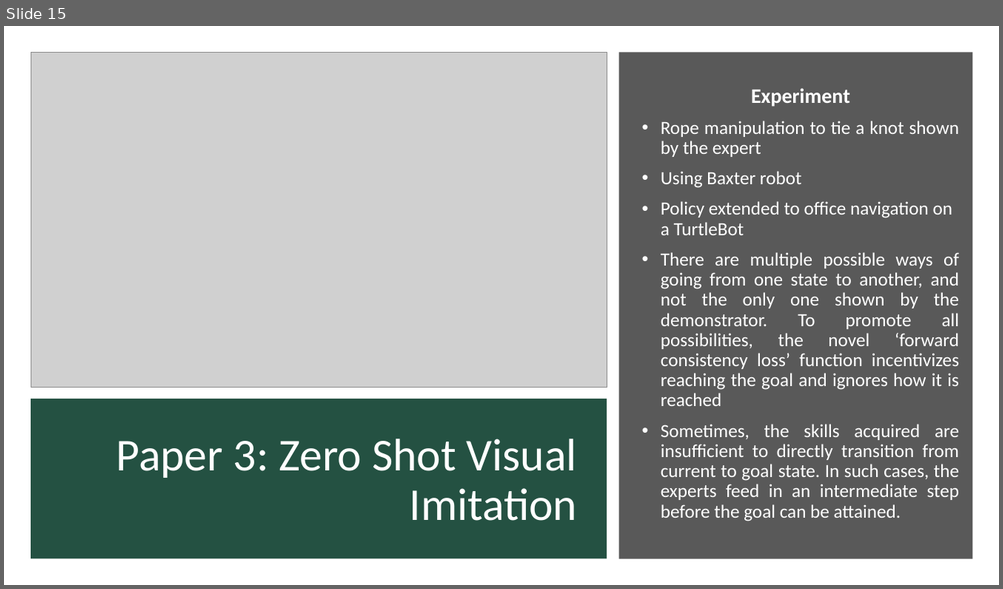
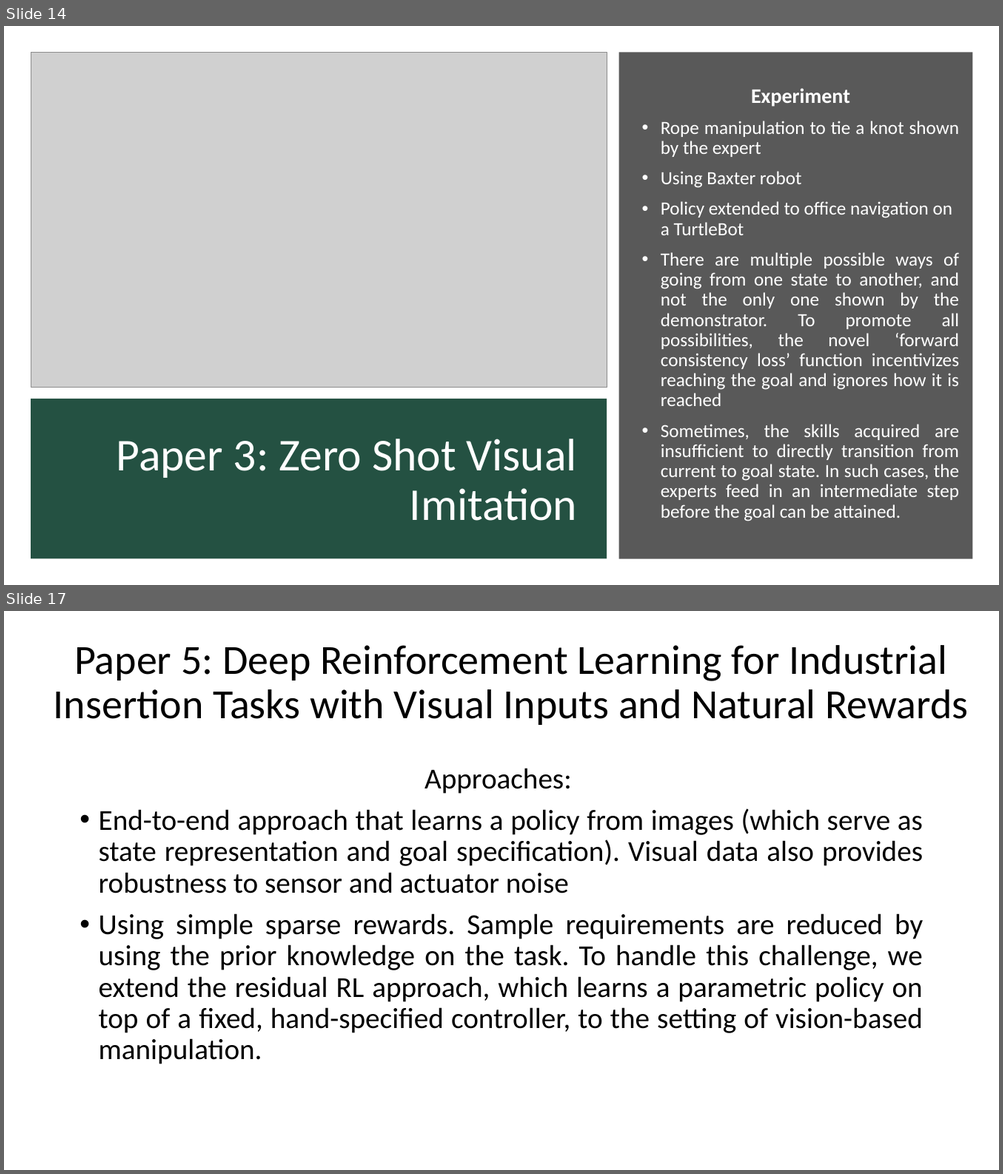
Before and after one commit to kaushikbalasundar/CPDM_DoBot, a slide deck: PPT1_Proposal.pptx. Shown one above the other, each under a label of ours: slide 15 before the commit, slides 14 and 17 after it; the slides between them are not shown. The pictures are 1003x589 and 1003x1174 pixels, drawn with LibreOffice and Linux fonts; fonts in the diff are those of the drawing; grey boxes stand for pictures. Boxes give left, top, right and bottom in pixels: in the first picture for what was removed or moved away, otherwise in the second. Text is boxed around its words. In the diff, an @@ line names an element or a change of style, - is before the commit and + after.

```diff
--- a/PPT1_Proposal.pptx
+++ b/PPT1_Proposal.pptx
@@ slide 17 added at (x1=4, y1=611, x2=999, y2=1170), background #FFFFFF @@
@@ text added at (x1=54, y1=645, x2=967, y2=725), 40 pt, text #000000 @@
+Paper 5: Deep Reinforcement Learning for Industrial Insertion Tasks with Visual Inputs and Natural Rewards
@@ text added at (x1=99, y1=768, x2=922, y2=1065), 28 pt, text #000000 @@
+Approaches:
+• End-to-end approach that learns a policy from images (which serve as state representation and goal specification). Visual data also provides robustness to sensor and actuator noise
+• Using simple sparse rewards. Sample requirements are reduced by using the prior knowledge on the task. To handle this challenge, we extend the residual RL approach, which learns a parametric policy on top of a fixed, hand-specified controller, to the setting of vision-based manipulation.
@@ what was slide 15 is now slide 14 @@
```
Also in this commit, not shown: 5 slides changed, 4 other slides added, 4 slides removed, 2 other files.
